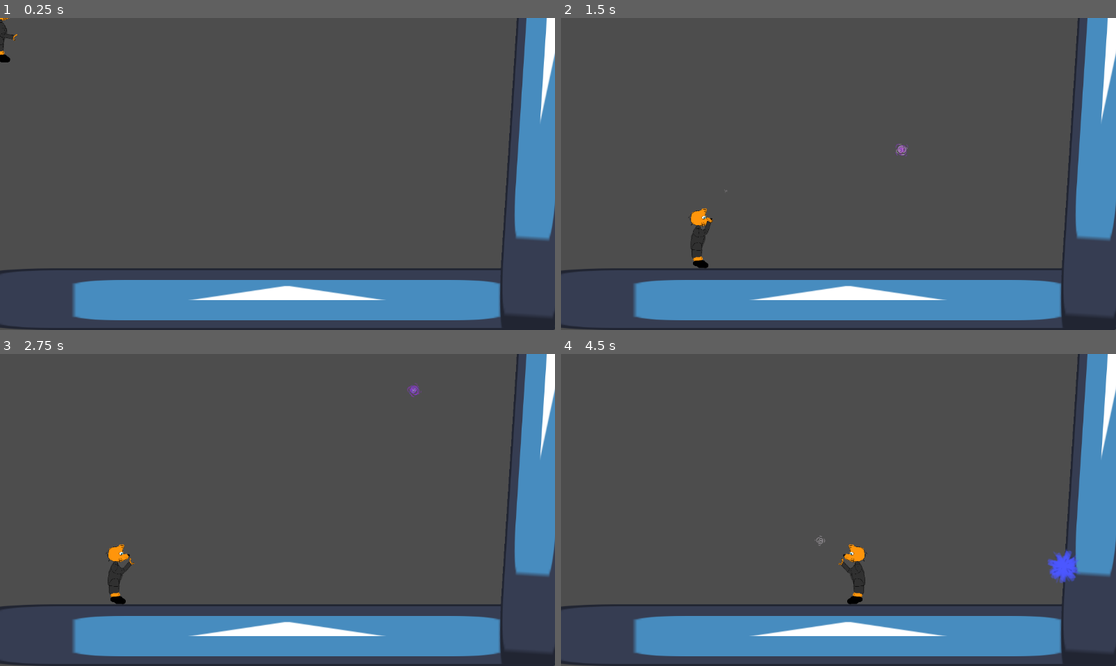
Above: before the commit, frames 1-4 (two rows, left to right).
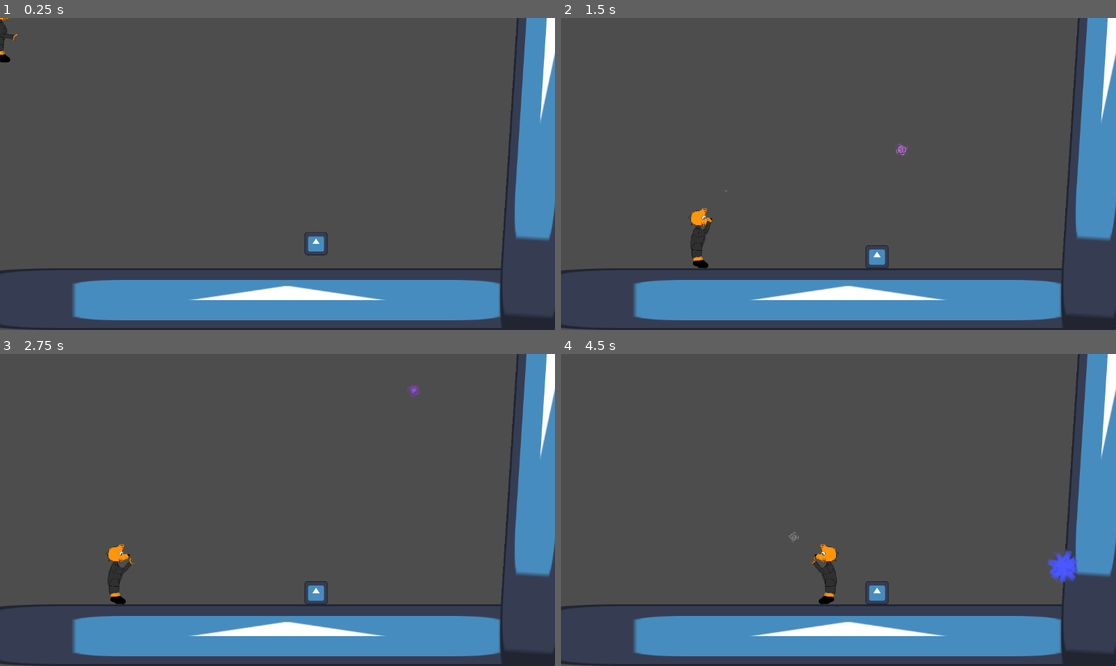
Above: after the commit, the same moments.

Repository: DrOtter3000/foxy-mc-foxmage
Game: Godot game, scene res://Levels/level_template.tscn
Two runs of this game, one before a commit and one after it. Both use one fixed random seed, a clock stepped at 60 frames per second and the inputs below. The engine's default icon, where the game draws it, is replaced by a stand-in: a white triangle on a blue panel in a dark square.
Inputs (mouse positions are in pixels of both pictures, inside the frame that each line leads up to):
- Up to frame 1 (0.25 s): no input
- Up to frame 2 (1.5 s): move the mouse to (960, 158) at 0.52 s; hold D (right) from 0.53 s (still down); click (960, 158) at 0.6 s; tap Space (jump) at 0.77 s; move the mouse to (727, 189) at 1.27 s; click (727, 189) at 1.35 s
- Up to frame 3 (2.75 s): tap Space (jump) at 1.52 s; move the mouse to (333, 441) at 2.02 s; release D (right) at 2.03 s; hold A (left) from 2.03 s (still down); click (333, 441) at 2.1 s
- Up to frame 4 (4.5 s): move the mouse to (810, 572) at 2.77 s; release A (left) at 2.78 s; hold D (right) 2.78-4.28 s; click (810, 572) at 2.85 s; tap Space (jump) at 3.02, 3.77 s; move the mouse to (1005, 556) at 3.52 s; click (1005, 556) at 3.6 s; move the mouse to (672, 463) at 4.27 s; hold A (left) from 4.28 s (still down); click (672, 463) at 4.35 s

The runs differ from the first frame. In frame 1, 0.2% of the frame differs, in the area x 54-60%, y 68-77%; in frame 2, 0.2%; in frame 3, 0.2%; in frame 4, 1.2%, in the area x 40-60%, y 57-81%.

Commit message:
add enemy template

Diff:
--- /dev/null
+++ b/Characters/Enemies/enemy_template.gd
@@ -0,0 +1,26 @@
+class_name Enemy
+extends CharacterBody2D
+
+@export var health := 2.0
+@export var speed := 100
+
+
+func _physics_process(delta: float) -> void:
+	# Add the gravity.
+	if not is_on_floor():
+		velocity += get_gravity() * delta
+
+	#if direction:
+		#velocity.x = direction * SPEED
+	#else:
+		#velocity.x = move_toward(velocity.x, 0, SPEED)
+
+	move_and_slide()
+
+func take_damage(damage) -> void:
+	health -= damage
+	if health <= 0:
+		die()
+
+func die() -> void:
+	queue_free()
--- /dev/null
+++ b/Characters/Enemies/enemy_template.tscn
@@ -0,0 +1,21 @@
+[gd_scene load_steps=4 format=3 uid="uid://cf1vudwgc0wv1"]
+
+[ext_resource type="Script" uid="uid://denpcay1cjfxn" path="res://Characters/Enemies/enemy_template.gd" id="1_5k28g"]
+[ext_resource type="Texture2D" uid="uid://njejxl5ep2g4" path="res://icon.svg" id="1_fq41u"]
+
+[sub_resource type="RectangleShape2D" id="RectangleShape2D_5k28g"]
+size = Vector2(48, 48)
+
+[node name="Enemy" type="CharacterBody2D"]
+collision_layer = 4
+collision_mask = 7
+script = ExtResource("1_5k28g")
+
+[node name="CollisionShape2D" type="CollisionShape2D" parent="."]
+position = Vector2(0, -24)
+shape = SubResource("RectangleShape2D_5k28g")
+
+[node name="Sprite2D" type="Sprite2D" parent="."]
+position = Vector2(-9.536743e-07, -24)
+scale = Vector2(0.37499997, 0.37499997)
+texture = ExtResource("1_fq41u")
--- a/Characters/Player/player.gd
+++ b/Characters/Player/player.gd
@@ -4,6 +4,7 @@
 const SPEED = 300.0
 const JUMP_VELOCITY = -400.0
 
+@export var health := 5.0
 @export var projectile: PackedScene
 
 @onready var arm: Node2D = $Arm
@@ -32,7 +33,7 @@
 	else:
 		velocity.x = move_toward(velocity.x, 0, SPEED)
 
-func _process(delta: float) -> void:
+func _process(_delta: float) -> void:
 	var mouse_position = get_viewport().get_mouse_position()
 	arm.look_at(mouse_position)
 	if mouse_position.x > position.x:
@@ -48,3 +49,12 @@
 		projectile_instance.global_position = projectile_spawn_position.global_position
 		projectile_instance.rotation = arm.rotation
 	move_and_slide()
+
+func take_damage(damage) -> void:
+	health -= damage
+	print(health)
+	if health <= 0:
+		die()
+
+func die() -> void:
+	print("ded")
--- a/Levels/level_template.tscn
+++ b/Levels/level_template.tscn
@@ -1,7 +1,8 @@
-[gd_scene load_steps=4 format=3 uid="uid://dp73sws5clbge"]
+[gd_scene load_steps=5 format=3 uid="uid://dp73sws5clbge"]
 
 [ext_resource type="Texture2D" uid="uid://njejxl5ep2g4" path="res://icon.svg" id="1_s7a6p"]
 [ext_resource type="PackedScene" uid="uid://1u8a7uxlek6k" path="res://Characters/Player/player.tscn" id="2_nsw7g"]
+[ext_resource type="PackedScene" uid="uid://cf1vudwgc0wv1" path="res://Characters/Enemies/enemy_template.tscn" id="3_nsw7g"]
 
 [sub_resource type="RectangleShape2D" id="RectangleShape2D_sjjkl"]
 size = Vector2(128.79503, 128)
@@ -32,3 +33,6 @@
 shape = SubResource("RectangleShape2D_sjjkl")
 
 [node name="Player" parent="." instance=ExtResource("2_nsw7g")]
+
+[node name="Enemy" parent="." instance=ExtResource("3_nsw7g")]
+position = Vector2(656, 464)
--- a/Projectiles/magic_explosion.gd
+++ b/Projectiles/magic_explosion.gd
@@ -1,10 +1,21 @@
 extends Area2D
 
 @onready var gpu_particles: GPUParticles2D = $GPUParticles2D
+
+var damage := 1.0
 
 # Called when the node enters the scene tree for the first time.
 func _ready() -> void:
 	gpu_particles.emitting = true
 
-func _process(delta: float) -> void:
-	pass
+func _on_timer_timeout() -> void:
+	monitoring = true
+
+func deal_damage(body) -> void:
+	body.take_damage(damage)
+
+func _on_body_entered(body: Node2D) -> void:
+	deal_damage(body)
+
+func _on_gpu_particles_2d_finished() -> void:
+	queue_free()
--- a/Projectiles/magic_explosion.tscn
+++ b/Projectiles/magic_explosion.tscn
@@ -34,6 +34,10 @@
 color_ramp = SubResource("GradientTexture1D_q6jvn")
 
 [node name="MagicExplosion" type="Area2D"]
+collision_layer = 0
+collision_mask = 6
+monitoring = false
+monitorable = false
 script = ExtResource("1_8wh0s")
 
 [node name="CollisionShape2D" type="CollisionShape2D" parent="."]
@@ -47,3 +51,11 @@
 one_shot = true
 explosiveness = 1.0
 process_material = SubResource("ParticleProcessMaterial_2gong")
+
+[node name="Timer" type="Timer" parent="."]
+wait_time = 0.1
+autostart = true
+
+[connection signal="body_entered" from="." to="." method="_on_body_entered"]
+[connection signal="finished" from="GPUParticles2D" to="." method="_on_gpu_particles_2d_finished"]
+[connection signal="timeout" from="Timer" to="." method="_on_timer_timeout"]
--- a/Projectiles/projectile.gd
+++ b/Projectiles/projectile.gd
@@ -13,12 +13,11 @@
 	global_position += direction * speed * delta
 
 
-func _on_body_entered(body: Node2D) -> void:
+func _on_body_entered(_body: Node2D) -> void:
 	var explosion_instance = explosion.instantiate()
 	get_parent().call_deferred("add_child", explosion_instance)
 	explosion_instance.global_position = global_position
 	queue_free()
 
 func _on_player_detection_timer_timeout() -> void:
-	print("hi")
 	set_collision_mask_value(2, 2)
Not shown, added: Characters/Enemies/enemy_template.gd.uid
